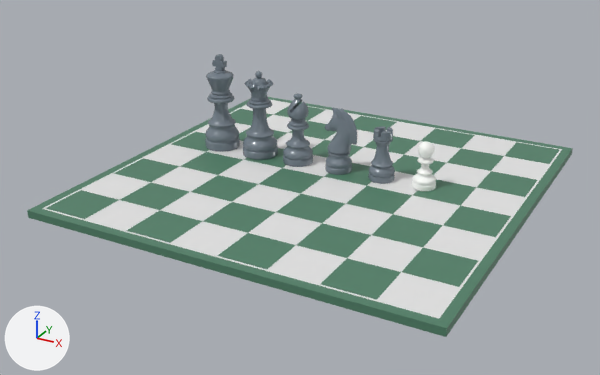
A saved change to the glTF model assets/scene.glb.
The view is the same before and after, from a camera (50 mm lens) standing at (7.36, -14.42, 6.84) and looking at (-0.22, -0.64, -0.05). The lights are fixed; the arrows at lower left show +X, +Y and +Z. The older version comes first. Where no turn or scale is listed for an object, it has been applied to the vertices.

In view in the first picture: 'Bishop', 'Board', 'Border', 'King', 'Knight', 'Pawn', 'Queen', 'Rook'.
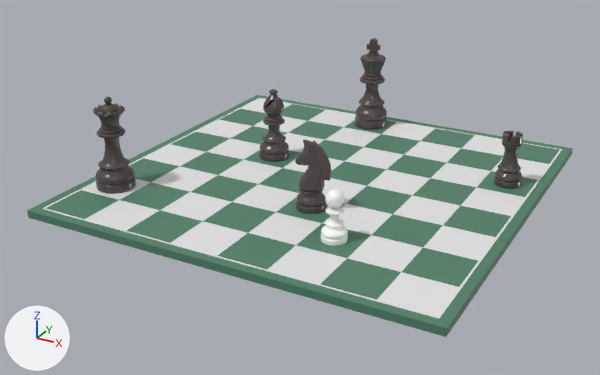
What the commit changed:
Material 'black piece' (mat_black_piece) changes colour from greyish blue #737f89 to dark grey #514948; in linear values from (0.173, 0.212, 0.251) to (0.0816, 0.0658, 0.0647).
Object 'Bishop' (ob_bishop) moves from (-0.89, 0.49, 0.0) to (-1.5, 0.5, 0.0).
Object 'King' (ob_king) moves from (-2.88, 0.5, 0.0) to (-0.5, 3.5, 0.0).
Object 'Knight' (ob_knight) moves from (0.11, 0.48, 0.0) to (0.5, -1.5, 0.0).
Object 'Pawn' (ob_pawn) moves from (2.04, 0.51, 0.0) to (1.5, -2.5, 0.0).
Object 'Queen' (ob_queen) moves from (-1.86, 0.49, 0.0) to (-3.5, -2.5, 0.0).
Object 'Rook' (ob_rook) moves from (1.11, 0.48, 0.0) to (3.5, 1.5, 0.0).

Changed parts and their boxes (x1, y1, x2, y2) in the pictures (600 x 375 px):
'Queen', recoloured, moved: before (243, 71, 278, 160); after (93, 97, 136, 194)
'King', recoloured, moved: before (205, 54, 240, 152); after (355, 38, 387, 130)
'Knight', recoloured, moved: before (325, 107, 357, 175); after (295, 140, 331, 214)
'Bishop', recoloured, moved: before (283, 94, 313, 167); after (259, 89, 289, 162)
'Rook', recoloured, moved: before (368, 126, 395, 184); after (494, 131, 523, 189)
'Pawn', moved: before (412, 141, 436, 191); after (320, 189, 348, 246)
